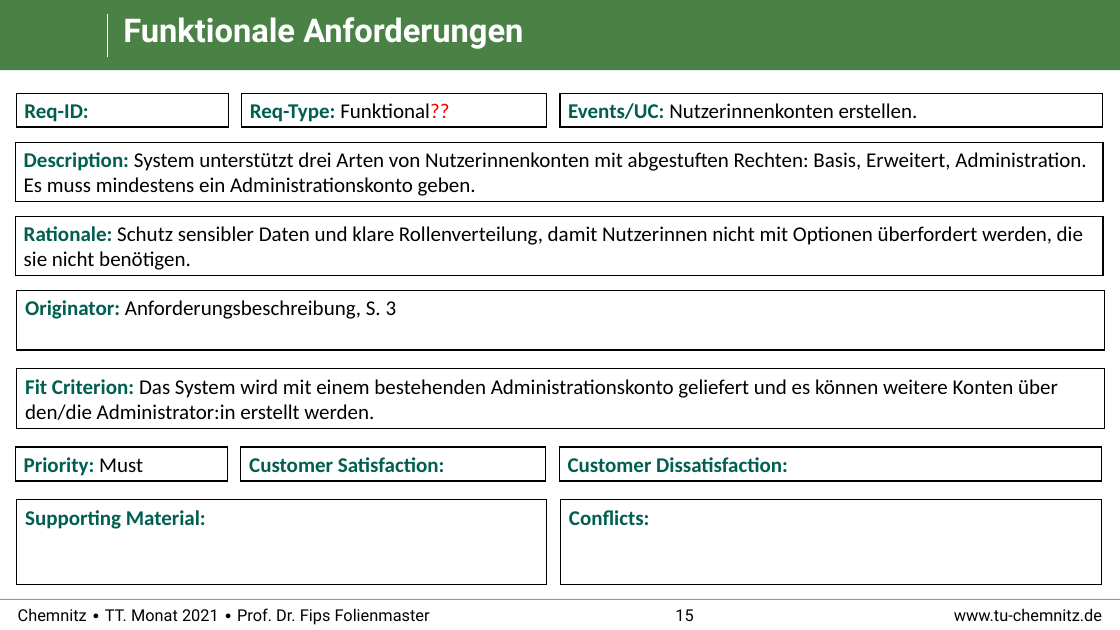
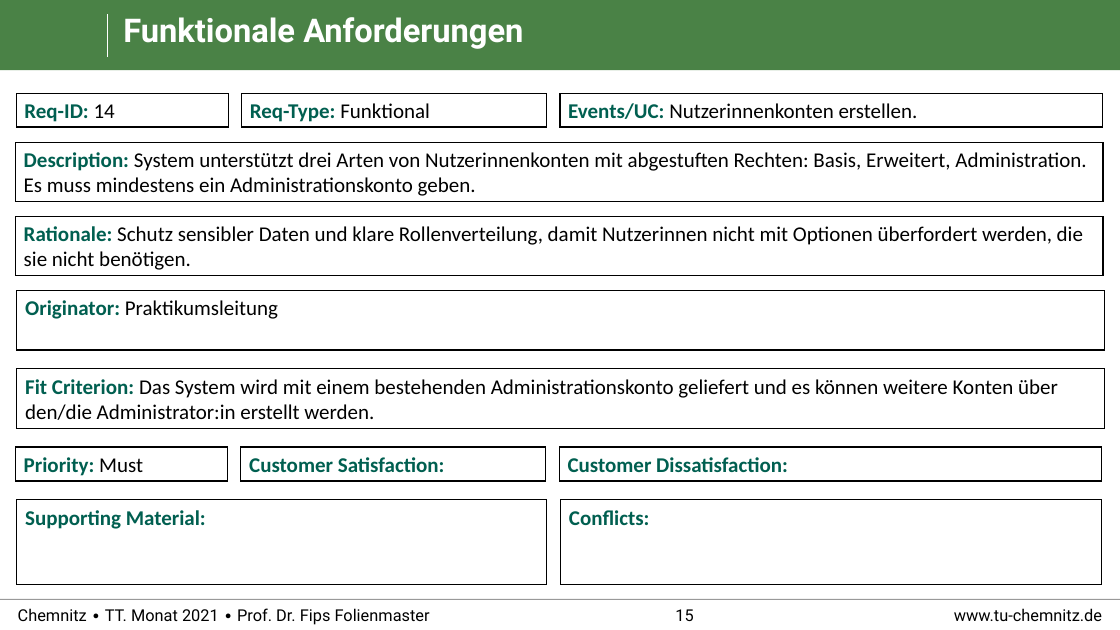
Before and after one commit to RealBiggerBo/Softwaretechnik, a slide deck: slide 15 of SnowCards_Requirements.pptx. Drawn at 1120x630 pixels with LibreOffice and Linux fonts; fonts in the diff are those of the drawing; background and template pictures are left out. Boxes give left, top, right and bottom in pixels: in the first picture for what was removed or moved away, otherwise in the second. Text is boxed around its words. In the diff, an @@ line names an element or a change of style, - is before the commit and + after.

```diff
--- a/SnowCards_Requirements.pptx
+++ b/SnowCards_Requirements.pptx
@@ text in rectangle at (24,104,115,122): text changed @@
-Req-ID:
+Req-ID: 14
@@ text in rectangle at (250,103,430,122): text changed @@
-Req-Type: Funktional??
+Req-Type: Funktional
@@ text in rectangle at (25,300,278,319): text changed @@
-Originator: Anforderungsbeschreibung, S. 3
+Originator: Praktikumsleitung
```
Also in this commit, not shown: 25 other slides changed, 1 slide removed.
